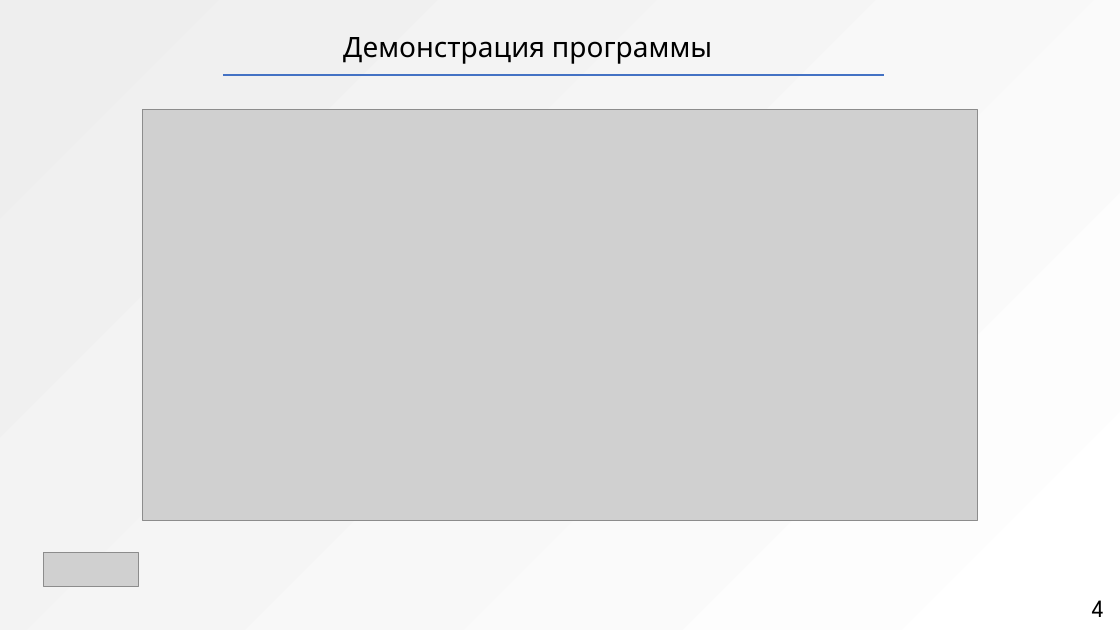
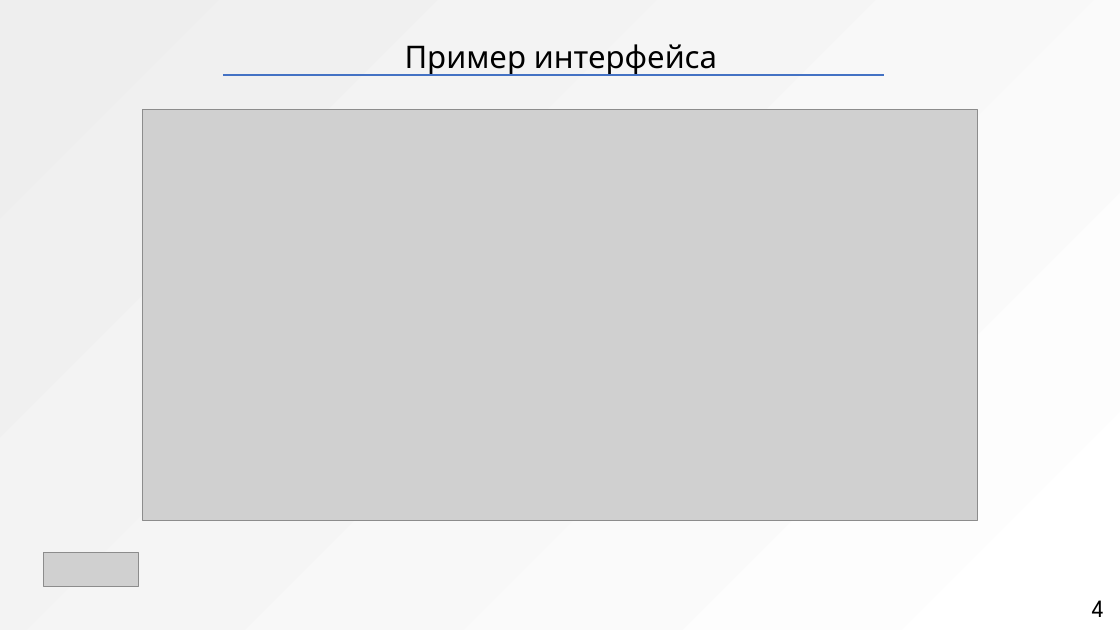
Before and after one commit to tmwsw/graduate, a slide deck: slide 4 of Презентация ДП Марин Виктор.pptx. Drawn at 1120x630 pixels with LibreOffice and Linux fonts; fonts in the diff are those of the drawing; grey boxes stand for pictures; background and template pictures are left out. Boxes give left, top, right and bottom in pixels: in the first picture for what was removed or moved away, otherwise in the second. Text is boxed around its words. In the diff, an @@ line names an element or a change of style, - is before the commit and + after.

```diff
--- a/Презентация ДП Марин Виктор.pptx
+++ b/Презентация ДП Марин Виктор.pptx
@@ text at [405, 44, 717, 76]: text changed; size 36 to 40 pt @@
-Демонстрация программы
+Пример интерфейса
```
Also in this commit, not shown: 4 other files.
